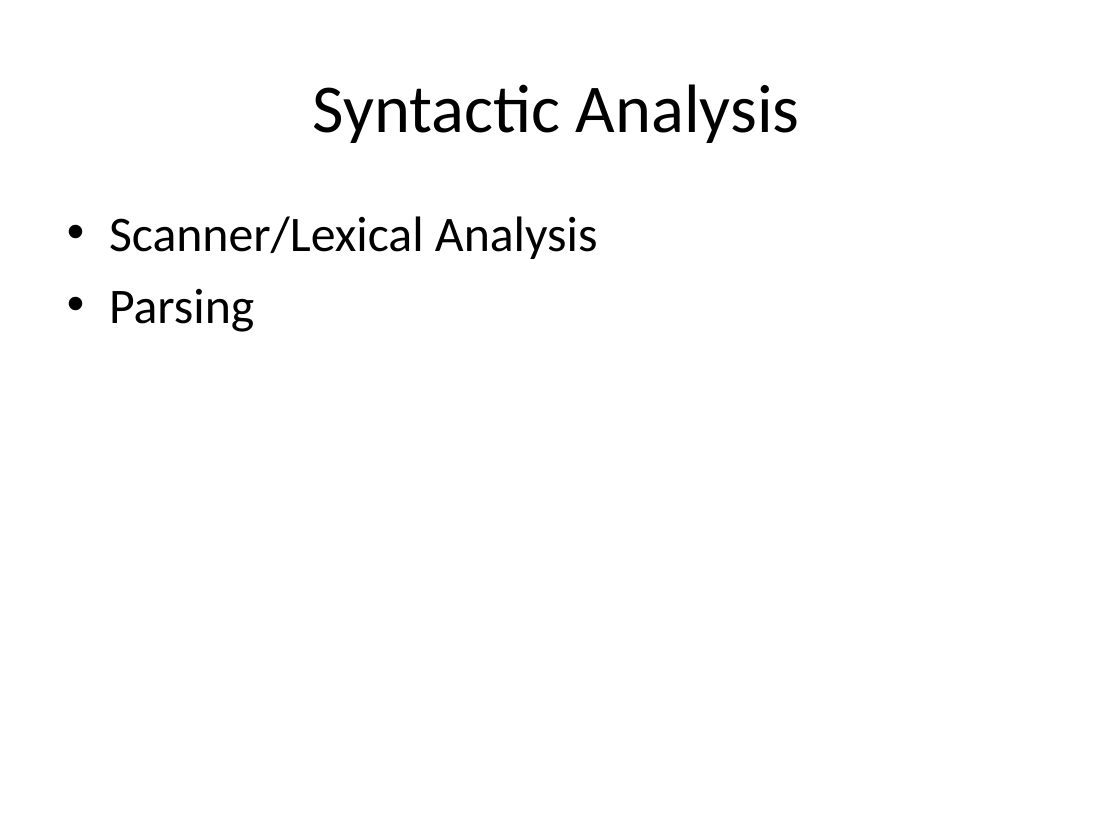
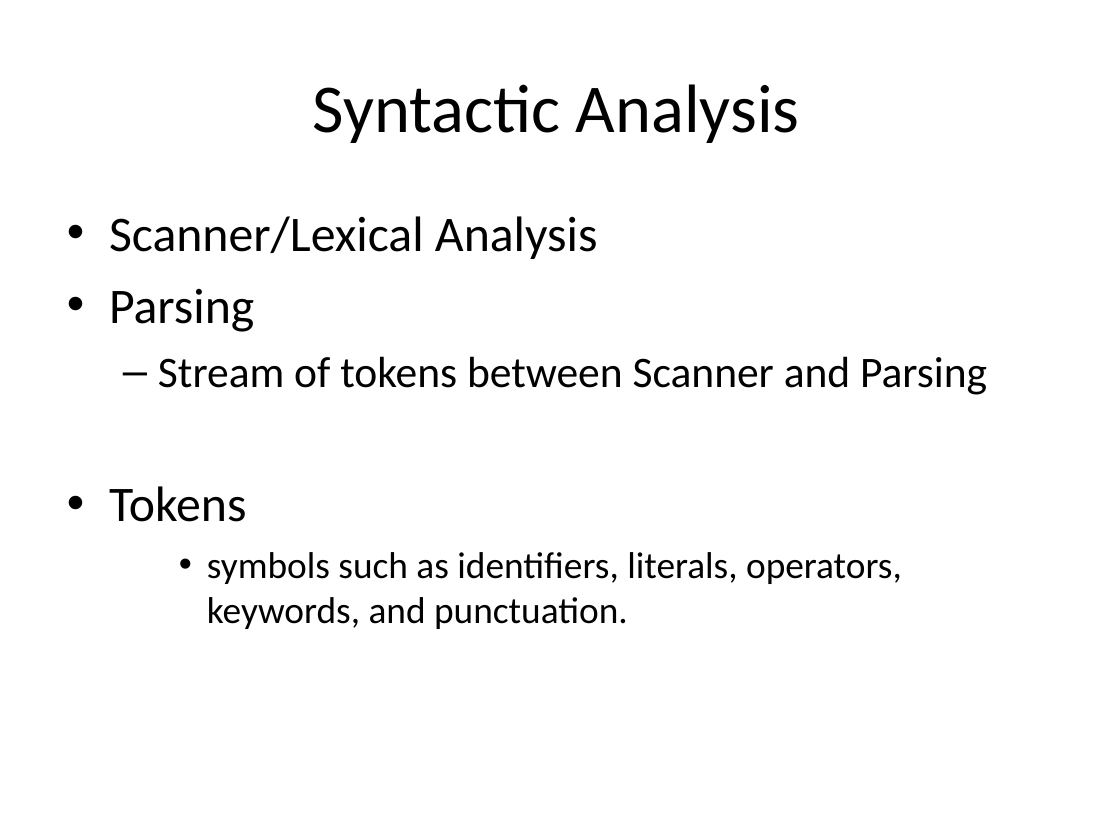
Before and after one commit to isurup/kalle-martin-group, a slide deck: slide 4 of SSE2/slides/1 Analysis.ppt. Drawn at 1120x840 pixels with LibreOffice and Linux fonts; fonts in the diff are those of the drawing. Boxes give left, top, right and bottom in pixels: in the first picture for what was removed or moved away, otherwise in the second. Text is boxed around its words. In the diff, an @@ line names an element or a change of style, - is before the commit and + after.

```diff
--- a/SSE2/slides/1 Analysis.ppt
+++ b/SSE2/slides/1 Analysis.ppt
@@ text at [109, 356, 987, 629]: paragraphs added @@
+  – Stream of tokens between Scanner and Parsing
+• Tokens
+    • symbols such as identifiers, literals, operators, keywords, and punctuation.
```
Also in this commit, not shown: 1 other slide changed.
